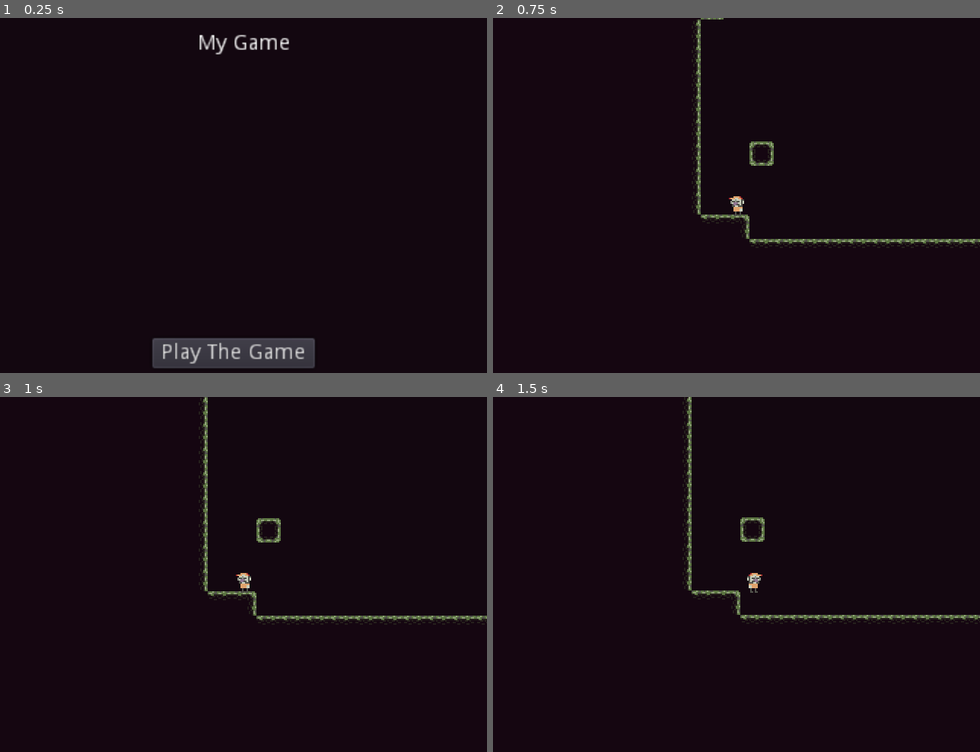
Above: before the commit, frames 1-4 (two rows, left to right).
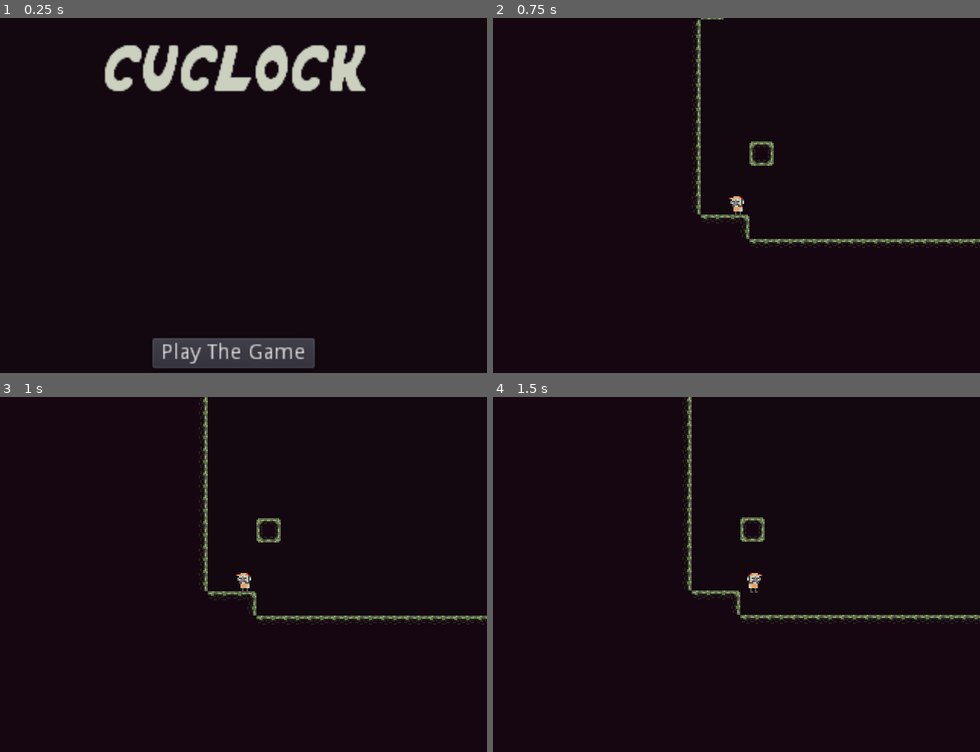
Above: after the commit, the same moments.

Repository: Myk-da-Beast/Clockwork
Game: Godot game, scene res://Scenes/Main Menu.tscn
The game is run twice, just before and just after one commit, with the same random seed, the same clock (stepped at 60 frames per second) and the same inputs.
Inputs:
- Up to frame 1 (0.25 s): no input
- Up to frame 2 (0.75 s): click "Play The Game" at 0.5 s
- Up to frame 3 (1 s): no input
- Up to frame 4 (1.5 s): hold D (move_right) from 1.28 s (still down)

The runs differ from the first frame. In frame 1, 4.6% of the frame differs, in the area x 21-76%, y 4-21%; in frame 2, nothing differs; in frame 3, nothing differs; in frame 4, nothing differs.

Commit message:
add title screen, fix scene switch bugs

Diff:
--- a/src/Levels/Level 1.gd
+++ b/src/Levels/Level 1.gd
@@ -2,4 +2,4 @@
 
 func _on_Exit_body_entered(body):
 	if (body.name == "Player"):
-		Global.goto_scene("res://Levels/Level 2.tscn")
+		get_tree().change_scene("res://Levels/Level 2.tscn")
--- a/src/Levels/Level 2.gd
+++ b/src/Levels/Level 2.gd
@@ -2,4 +2,4 @@
 
 func _on_Exit_body_entered(body):
 	if (body.name == "Player"):
-		Global.goto_scene("res://Levels/Level 3.tscn")
+		get_tree().change_scene("res://Levels/Level 3.tscn")
--- a/src/Levels/Level 3.gd
+++ b/src/Levels/Level 3.gd
@@ -1,5 +1,7 @@
 extends Node2D
 
 func _on_Area2D_body_entered(body):
+	print("hallo")
 	if (body.name == "Player"):
-		Global.goto_scene("res://Levels/Level 4.tscn")
+		print("huwu?")
+		get_tree().change_scene("res://Levels/Level 4.tscn")
--- a/src/Levels/Level 4.gd
+++ b/src/Levels/Level 4.gd
@@ -2,4 +2,4 @@
 
 func _on_Area2D_body_entered(body):
 	if (body.name == "Player"):
-		Global.goto_scene("res://Levels/Level 5.tscn")
+		get_tree().change_scene("res://Levels/Level 5.tscn")
--- a/src/Scenes/Main Menu.tscn
+++ b/src/Scenes/Main Menu.tscn
@@ -1,6 +1,7 @@
-[gd_scene load_steps=2 format=2]
+[gd_scene load_steps=3 format=2]
 
 [ext_resource path="res://Scenes/Main Menu.gd" type="Script" id=1]
+[ext_resource path="res://Assets/unknown.png" type="Texture" id=2]
 
 [node name="Main Menu" type="Node2D"]
 script = ExtResource( 1 )
@@ -14,11 +15,14 @@
 margin_top = 10.0
 margin_right = 31.0
 margin_bottom = 14.0
-text = "My Game"
 align = 1
 __meta__ = {
 "_edit_use_anchors_": false
 }
+
+[node name="unknown" type="Sprite" parent="CanvasLayer/Label"]
+position = Vector2( 25, 22.96 )
+texture = ExtResource( 2 )
 
 [node name="Button" type="Button" parent="CanvasLayer"]
 anchor_left = 0.5
--- a/src/project.godot
+++ b/src/project.godot
@@ -10,7 +10,6 @@
 
 _global_script_classes=[  ]
 _global_script_class_icons={
-
 }
 
 [application]
Binary file added: src/Assets/unknown.png
Not shown, added: src/Assets/unknown.png.import
